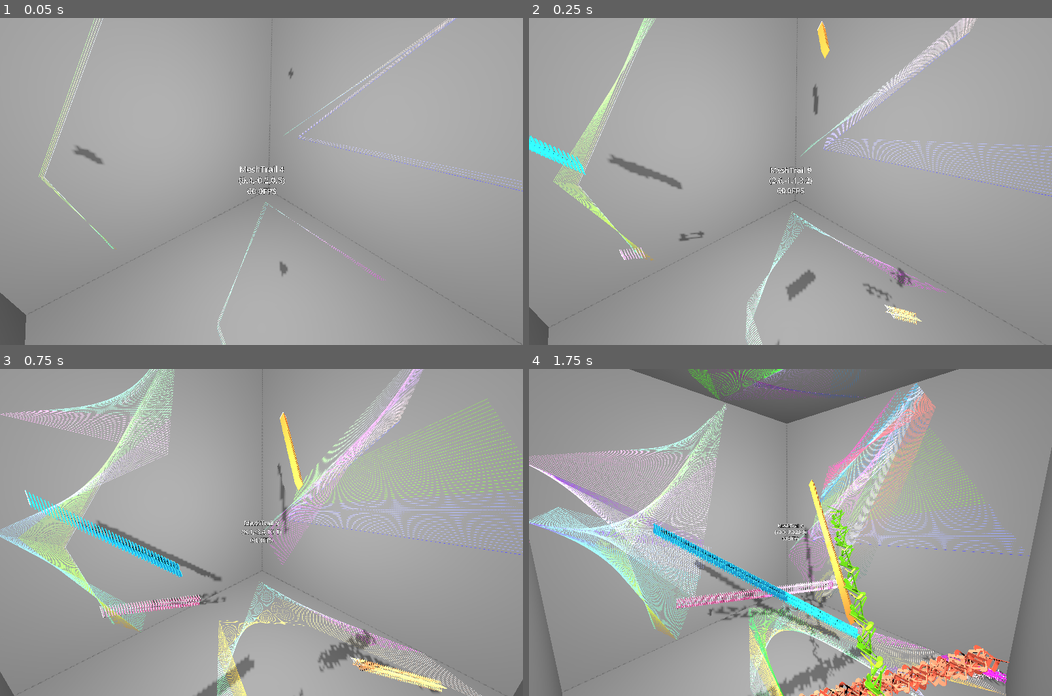
Above: before the commit, frames 1-4 (two rows, left to right).
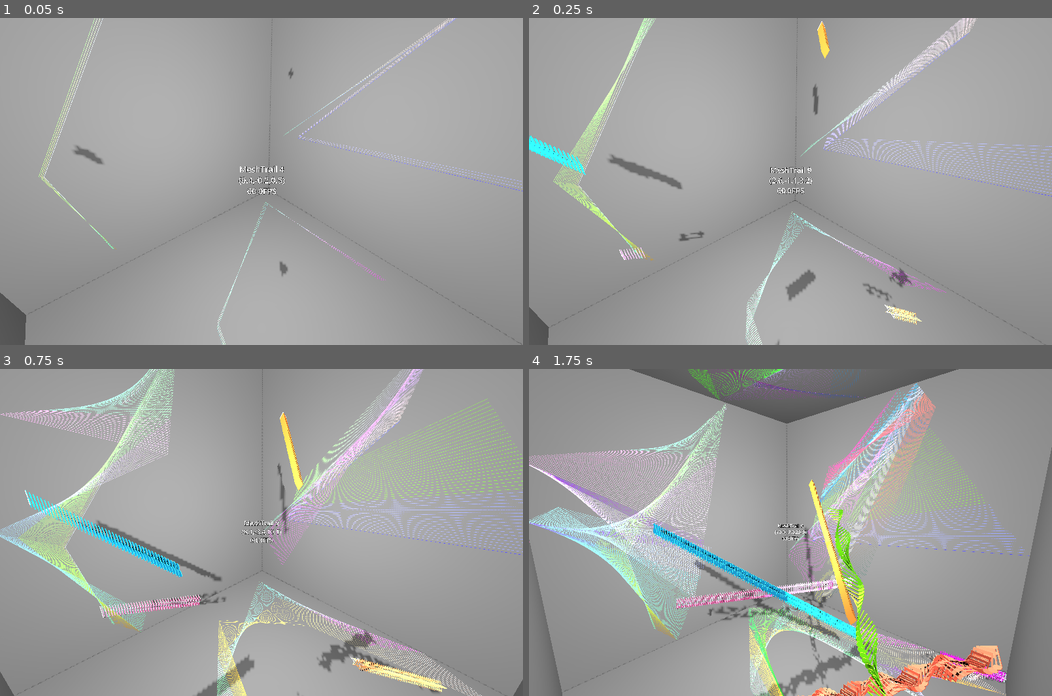
Above: after the commit, the same moments.

Repository: kasworld/gd4game3d
Game: Godot game, scene res://main.tscn
The game is run twice, just before and just after one commit, with the same random seed, the same clock (stepped at 60 frames per second) and the same inputs.
Inputs (mouse positions are in pixels of both pictures, inside the frame that each line leads up to):
- Up to frame 1 (0.05 s): no input
- Up to frame 2 (0.25 s): no input
- Up to frame 3 (0.75 s): tap Enter at 0.5 s; move the mouse to (376, 516) at 0.52 s; click (376, 516) at 0.67 s
- Up to frame 4 (1.75 s): move the mouse to (685, 548) at 1.27 s; click (685, 548) at 1.42 s

Frame 1 is identical in both runs. In frame 2, less than 0.1% of the frame differs, in the area x 68-73%, y 76-82%; in frame 3, 0.3%; in frame 4, 3.8%, in the area x 43-92%, y 41-100%.

Commit message:
add rotation_velocity_deviation

Diff:
--- a/main.gd
+++ b/main.gd
@@ -5,7 +5,7 @@
 
 var meshtrail_list = []
 var b_box :AABB
-#var MeshTrailTypeList = PlayingCard.make_deck_with_joker()
+#var MeshTrailTypeList = PlayingCard.make_deck()
 var MeshTrailTypeList = ["♠","♣","♥","♦" ,"★","☆","♩","♪","♬"]
 #var MeshTrailTypeList = [0,1,2,3,4,5,"♠","♣","♥","♦"]
 
--- a/mesh_trail/mesh_trail.gd
+++ b/mesh_trail/mesh_trail.gd
@@ -9,22 +9,24 @@
 var speed_min :float
 var obj_cursor :int
 var current_color :Color
-var current_rot :float
-var current_rot_accel :float
+var current_rotation :float
+var current_rotation_velocity :float
+var rotation_velocity_deviation :float
 var mesh_trail :MultiMeshInstance3D
 var multimesh :MultiMesh
 
-func init(bnfn :Callable, r :float, count :int, mesh_type, pos :Vector3) -> MeshTrail:
-	radius = r
-	bounce_fn = bnfn
+func init(bounce_fn_a :Callable, radius_a :float, mesh_count :int, mesh_type, initial_pos :Vector3, rotation_velocity_deviation_a :float = 4*PI) -> MeshTrail:
+	radius = radius_a
+	bounce_fn = bounce_fn_a
+	rotation_velocity_deviation = rotation_velocity_deviation_a
 	speed_max = radius * 120
 	speed_min = radius * 80
 	velocity = Vector3( (randf()-0.5)*speed_max,(randf()-0.5)*speed_max,(randf()-0.5)*speed_max)
 	current_color = NamedColorList.color_list.pick_random()[0]
-	make_mat_multi(new_mesh_by_type(mesh_type,radius), count, pos)
+	make_mat_multi(new_mesh_by_type(mesh_type,radius), mesh_count, initial_pos)
 	return self
 
-func make_mat_multi(mesh :Mesh,count :int, pos:Vector3):
+func make_mat_multi(mesh :Mesh,count :int, initial_pos:Vector3):
 	var mat = Global3d.get_color_mat(Color.WHITE)
 	mat.vertex_color_use_as_albedo = true
 	mesh.material = mat
@@ -41,8 +43,7 @@
 
 	for i in multimesh.visible_instance_count:
 		multimesh.set_instance_color(i,current_color)
-		var ball_position = pos
-		var t = Transform3D(Basis(), ball_position)
+		var t = Transform3D(Basis(), initial_pos)
 		multimesh.set_instance_transform(i,t)
 
 func set_multi_pos_rot(i :int, pos :Vector3, axis :Vector3, rot :float) -> void:
@@ -73,9 +74,9 @@
 
 	if bn.bounced != Vector3i.ZERO:
 		current_color = NamedColorList.color_list.pick_random()[0]
-		current_rot_accel =  randfn(0, PI/4)
-	current_rot += current_rot_accel
-	set_multi_pos_rot(newi, bn.pos, velocity.normalized(), current_rot)
+		current_rotation_velocity =  randfn(0, rotation_velocity_deviation)
+	current_rotation += current_rotation_velocity * delta
+	set_multi_pos_rot(newi, bn.pos, velocity.normalized(), current_rotation)
 	set_multi_color(newi, current_color)
 
 	if velocity.length() > speed_max:
